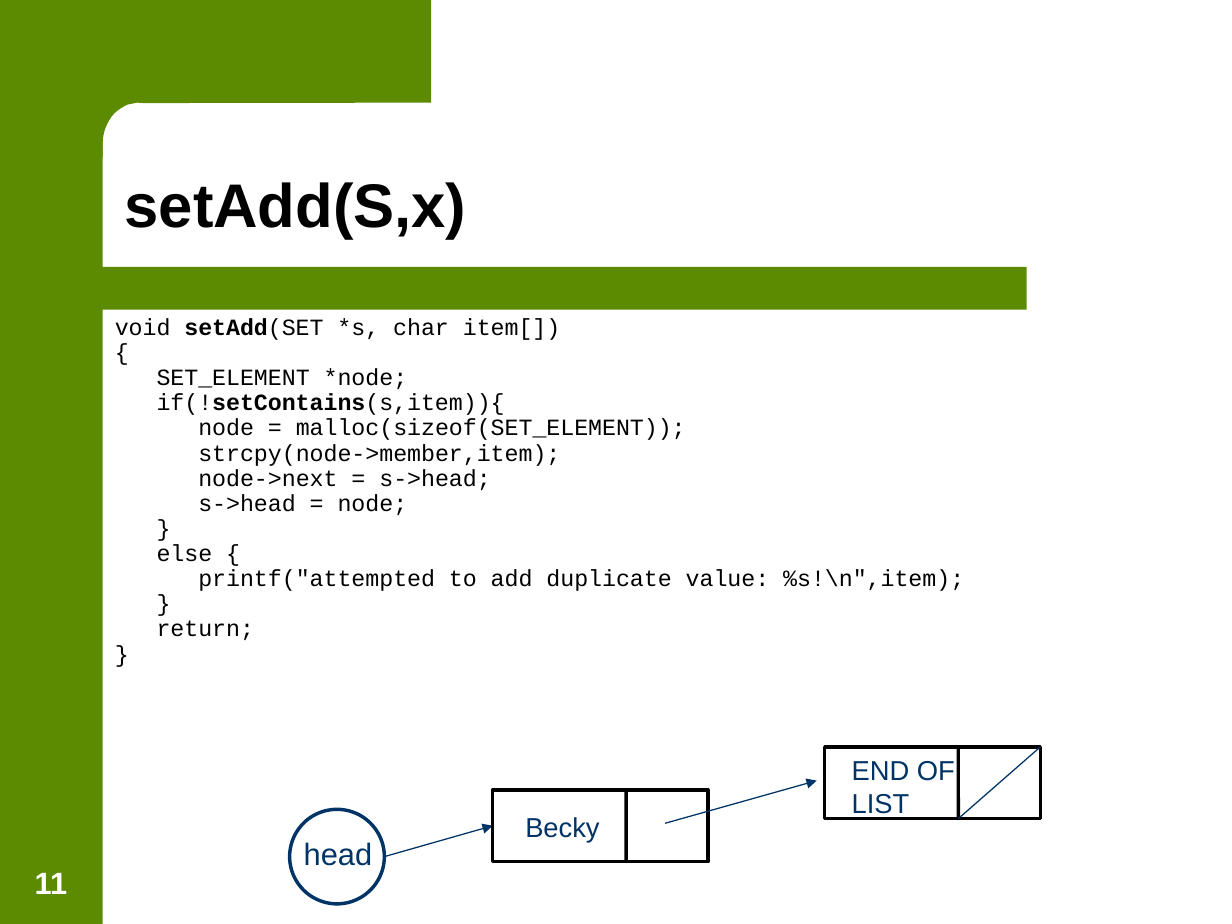
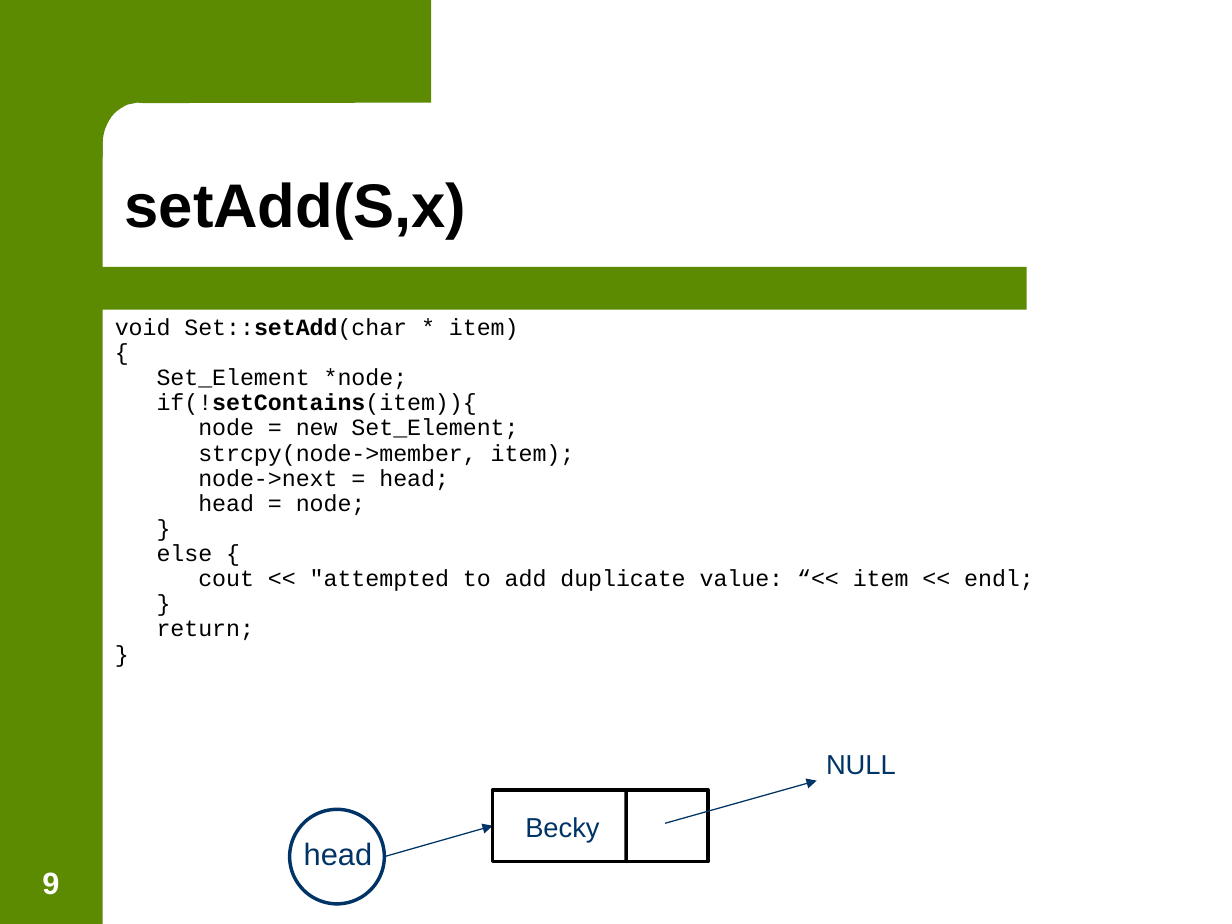
Before and after one commit to jasongraalum/NB_2018, a slide deck: slide 9 of Summer/Material/Lecture_Slides/Lecture 11 - Trees.ppt (slide 11 before the commit). Drawn at 1232x924 pixels with LibreOffice and Linux fonts; fonts in the diff are those of the drawing; background and template pictures are left out. Boxes give left, top, right and bottom in pixels: in the first picture for what was removed or moved away, otherwise in the second. Text is boxed around its words. In the diff, an @@ line names an element or a change of style, - is before the commit and + after.

Commit message:
Added new Linked List Practice Part II doc and code for Part

```diff
--- a/Summer/Material/Lecture_Slides/Lecture 11 - Trees.ppt
+++ b/Summer/Material/Lecture_Slides/Lecture 11 - Trees.ppt
@@ text at <box>115,318,519,340</box>: text changed @@
-void setAdd(SET *s, char item[])
+void Set::setAdd(char * item)
@@ text at <box>157,368,575,515</box>: text changed @@
-SET_ELEMENT *node;
-if(!setContains(s,item)){
-node = malloc(sizeof(SET_ELEMENT));
-strcpy(node->member,item);
-node->next = s->head;
-s->head = node;
+Set_Element *node;
+if(!setContains(item)){
+node = new Set_Element;
+strcpy(node->member, item);
+node->next = head;
+head = node;
@@ text at <box>198,569,1034,591</box>: text changed @@
-printf("attempted to add duplicate value: %s!\n",item);
+cout << "attempted to add duplicate value: “<< item << endl;
@@ rectangle removed at <box>824,747,1040,818</box> @@
@@ line removed from (958, 747) to (958, 819) @@
@@ line removed from (1040, 747) to (958, 819) @@
@@ text added at <box>826,755,896,775</box>, 16 pt, text #003366 @@
+NULL
@@ text removed at <box>852,761,955,819</box> @@
-END OF LIST
@@ page number at <box>42,872,59,895</box>: text changed @@
-11
+9
```
Also in this commit, not shown: 9 other slides changed, 2 slides removed, 11 other files.
